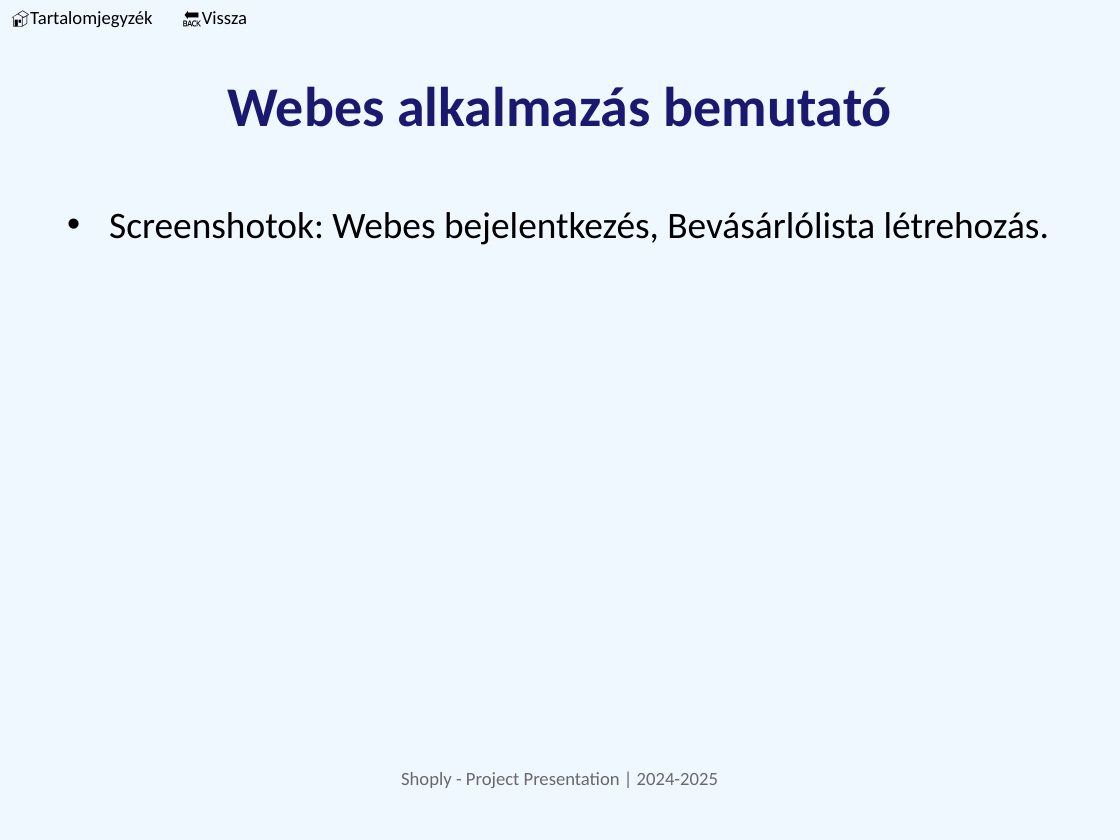
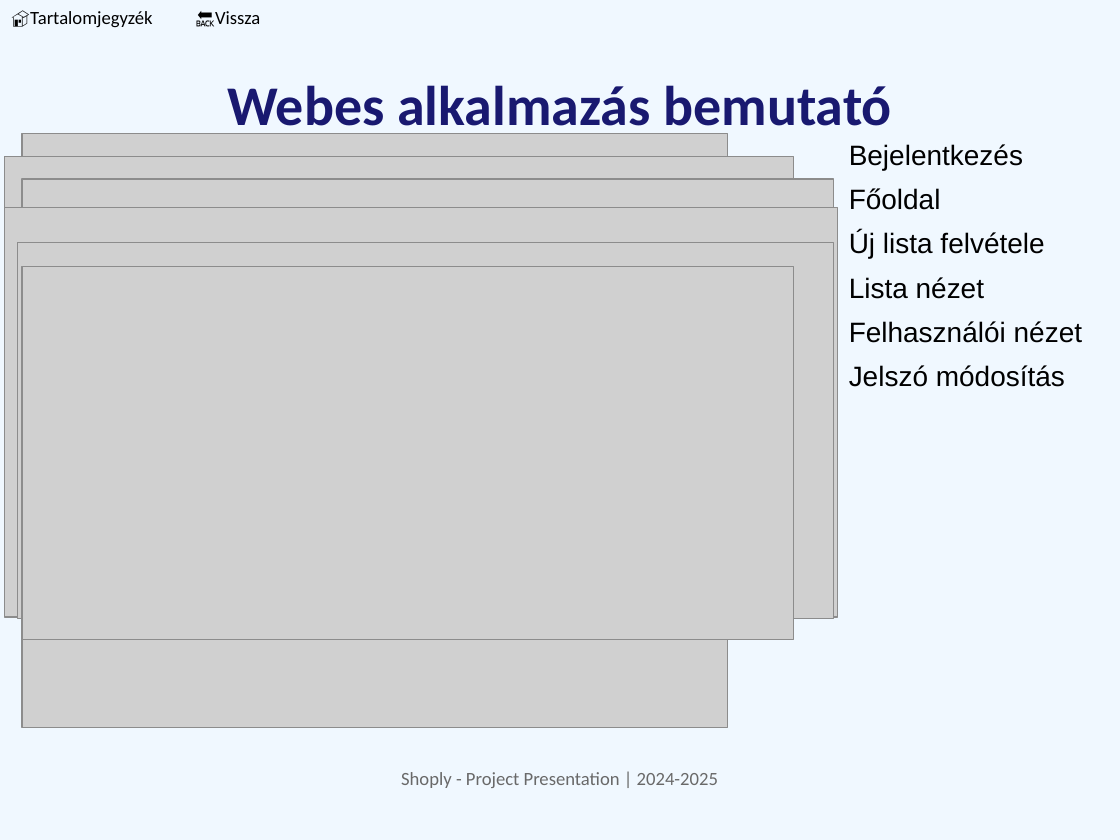
Before and after one commit to qlaxd/Shoply, a slide deck: slide 6 of shoply_presentation_final.pptx. Drawn at 1120x840 pixels with LibreOffice and Linux fonts; fonts in the diff are those of the drawing; grey boxes stand for pictures. Boxes give left, top, right and bottom in pixels: in the first picture for what was removed or moved away, otherwise in the second. Text is boxed around its words. In the diff, an @@ line names an element or a change of style, - is before the commit and + after.

```diff
--- a/shoply_presentation_final.pptx
+++ b/shoply_presentation_final.pptx
@@ text "🔙Vissza": place and size @@
-text "🔙Vissza" at [202,11,247,24]
+text "🔙Vissza" at [215,11,260,24]
@@ title "Webes alkalmazás bemutató" rewrapped from [227,86,892,127] to [227,85,892,139] @@
@@ picture added at [22,133,728,727] @@
@@ text added at [849,144,1023,170], 18 pt, text #000000 @@
+Bejelentkezés
@@ picture added at [4,157,794,573] @@
@@ picture added at [22,179,833,573] @@
@@ picture added at [4,207,838,617] @@
@@ text added at [849,188,941,210], 18 pt, text #000000 @@
+Főoldal
@@ text removed at [109,212,1049,245] @@
-• Screenshotok: Webes bejelentkezés, Bevásárlólista létrehozás.
@@ text added at [849,232,1044,259], 18 pt, text #000000 @@
+Új lista felvétele
@@ picture added at [18,243,833,619] @@
@@ picture added at [22,267,794,640] @@
@@ text added at [849,277,984,299], 18 pt, text #000000 @@
+Lista nézet
@@ text added at [849,321,1082,343], 18 pt, text #000000 @@
+Felhasználói nézet
@@ text added at [849,365,1065,387], 18 pt, text #000000 @@
+Jelszó módosítás
```
Also in this commit, not shown: 7 other slides changed.
